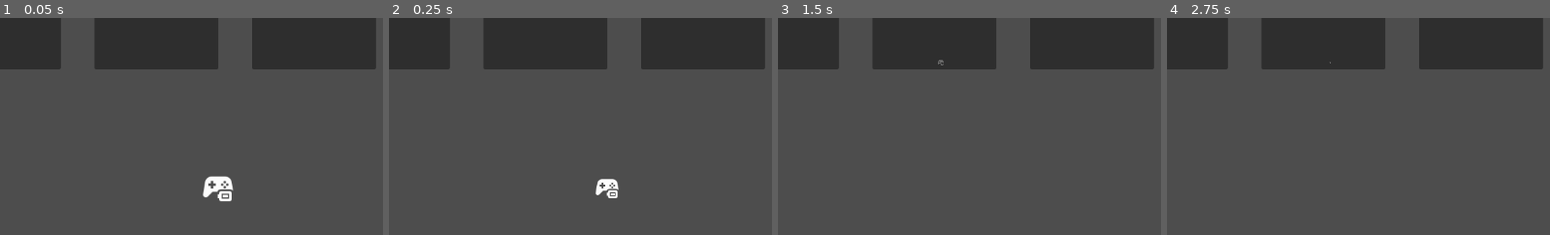
Above: before the commit, frames 1-4 (left to right).
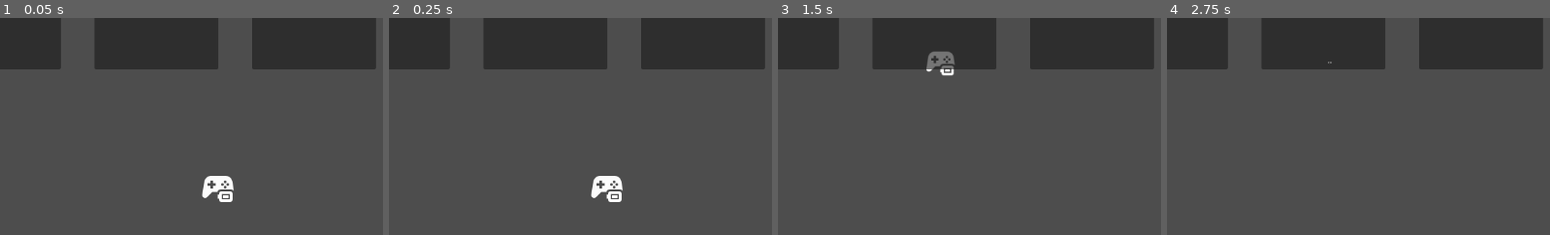
Above: after the commit, the same moments.

Repository: andreaTheCoder/MiniJam207Primal
Game: Godot game, scene res://scenes/shop.tscn
Same seed, same stepped clock (60 frames per second), same inputs: the game is played once before the commit and once after it. The engine's default icon, where the game draws it, is replaced by a stand-in: a white triangle on a blue panel in a dark square.
Inputs (mouse positions are % of the whole screen's width and height, from its top left):
- Up to frame 1 (0.05 s): no input
- Up to frame 2 (0.25 s): no input
- Up to frame 3 (1.5 s): tap Enter (ui_accept) at 0.5, 0.77, 1.25 s; move the mouse to (37, 84) at 0.52 s; press the mouse at (37, 84) at 0.53 s; move the mouse to (30, 55) at 1.27 s; release the mouse at (30, 55) at 1.28 s; click (30, 55) at 1.35 s
- Up to frame 4 (2.75 s): tap Enter (ui_accept) at 1.52 s; move the mouse to (61, 28) at 2.02 s; press the mouse at (61, 28) at 2.03 s
The pictures show only the part of the screen within x 9-59%, y 45-94%; the shares and areas given below are measured in that part.

The runs differ from the first frame. In frame 1, 0.2% of the frame differs, in the area x 52-62%, y 72-85%; in frame 2, 0.6%; in frame 3, 0.6%; in frame 4, less than 0.1%.

Commit message:
fade out fix

Diff:
--- a/scripts/ingredient.gd
+++ b/scripts/ingredient.gd
@@ -17,8 +17,9 @@
 		dragging = true
 	else:
 		if not Input.is_action_pressed("click"):
+			if dragging:
+				Global.tweened_disappear(self)
 			dragging = false
-			Global.tweened_disappear(self)
 func _on_area_2d_mouse_entered() -> void:
 	scale = Vector2(1.05, 1.05)
 	draggable = true
